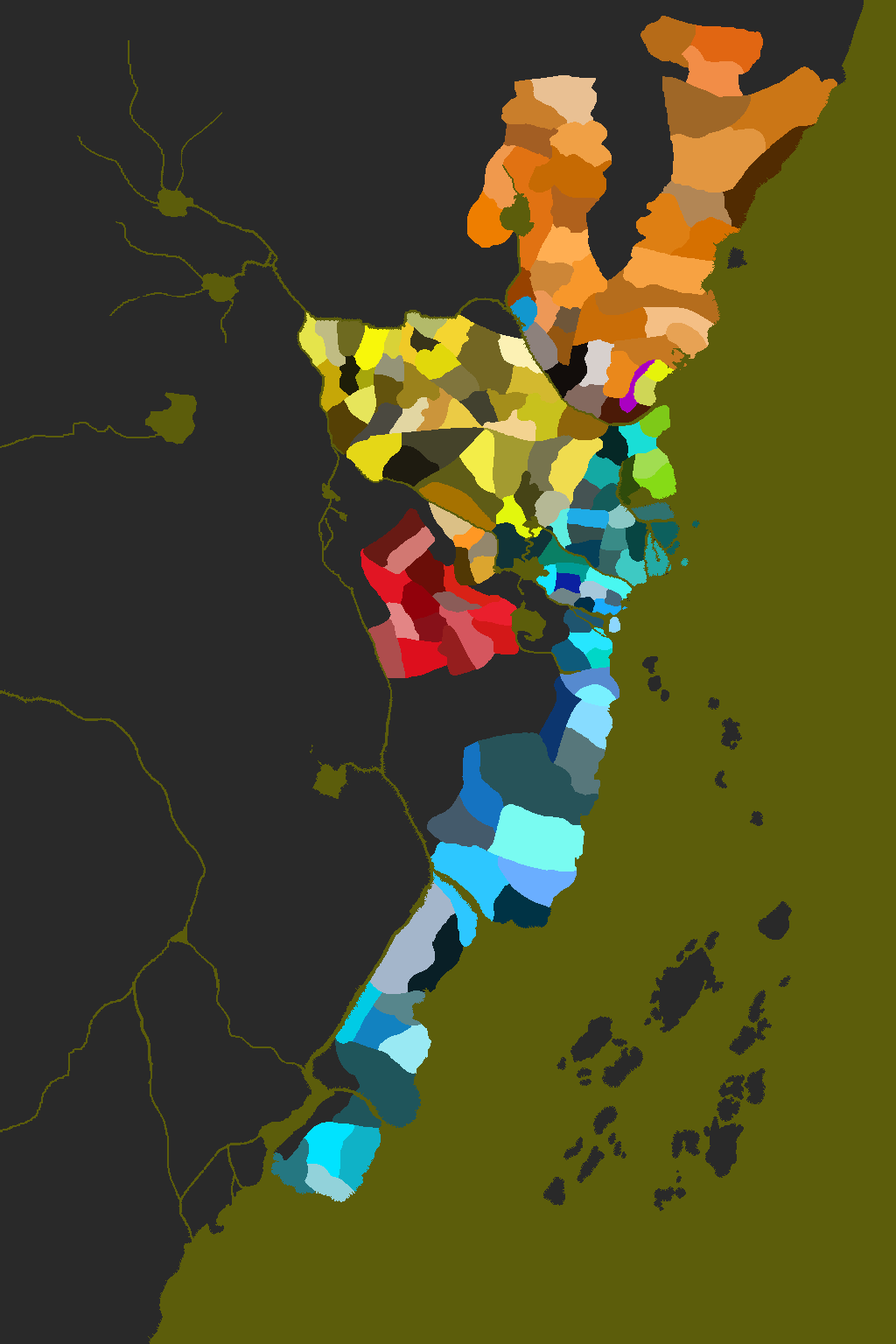
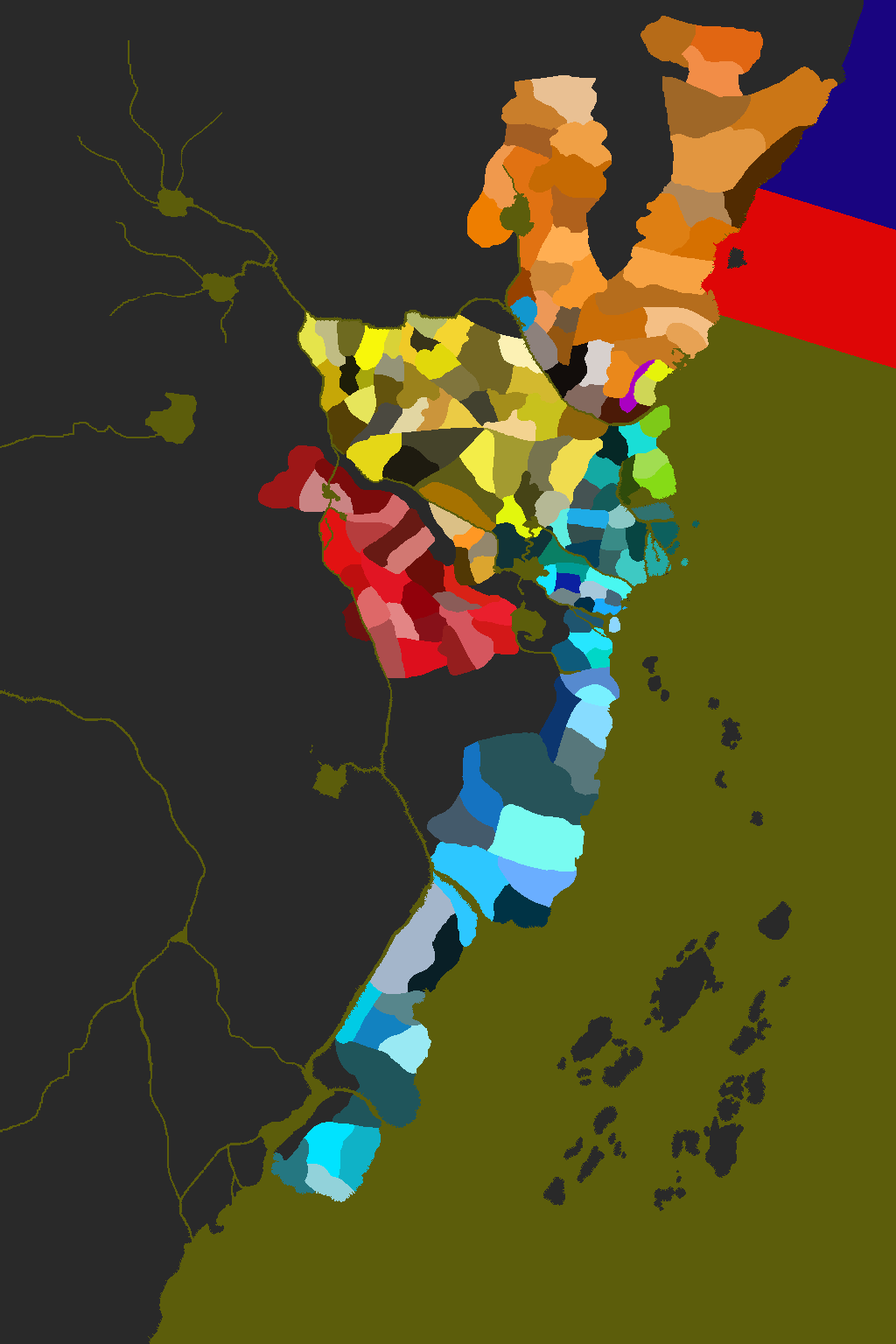
Two versions of the same layered image (w=896, h=1344). Layer-by-layer changes:
added layer "soshuro" in group "scorpion provinces" over (x1=320, y1=508, x2=393, y2=642)
added layer "soshi" in group "scorpion provinces" over (x1=258, y1=445, x2=410, y2=533)
added layer "sea_provinces" above "rokugan grey map" over (x1=700, y1=0, x2=896, y2=369)
